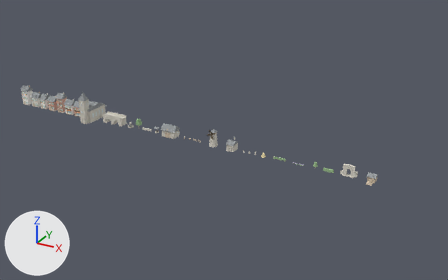
One commit to the Blender file tools/blender/postilion.blend: the scene before it, then after it.
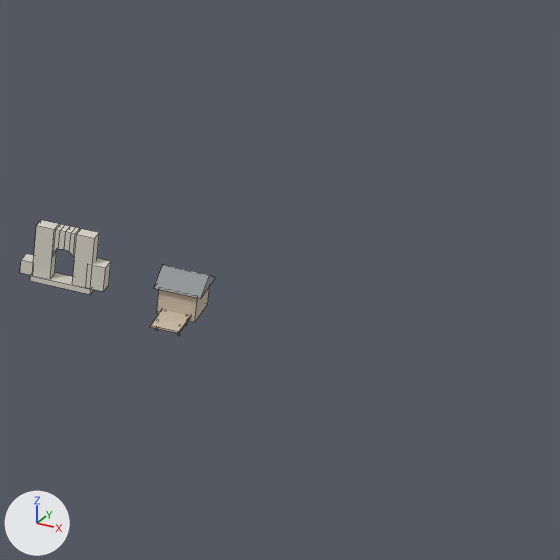
The first picture shows the older version from a 50 mm camera at (251.0, -232.0, 120.0) aimed at (121.0, 4.0, 2.0). The close-ups show the older and then the newer version on the part from 75% to 100% of the width and 43% to 82% of the height of that picture. Only the edits that show in the close-ups are written down. Lighting does not change. The marker at lower left points along +X, +Y and +Z. The close-ups show mesh edges as thin lines.

Names of what the first close-up shows: 'Boathouse', 'Ruin_Arch'.
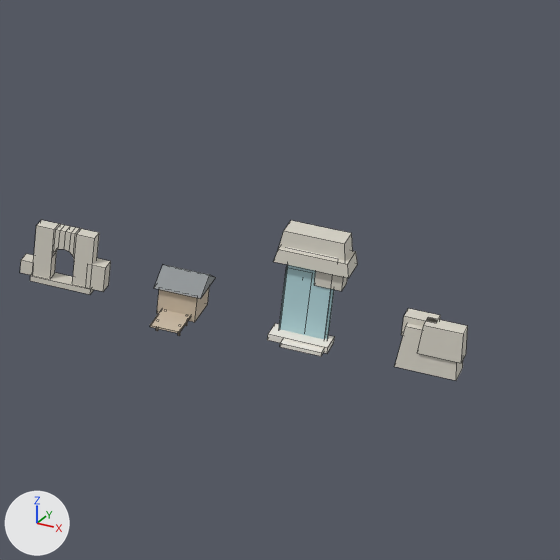
The edits, one by one:
Material 'WATER' (mat_water) is new.
Its base color is (0.45, 0.68, 0.72) (cyan #b3d7dd).
Its roughness is 0.9.
Mesh me_cliff_rock is new.
It has 24 vertices, 18 faces and spans x -2.4..2.6, y -1.3..1.2, z 0.0..4.15.
It uses material mat_stone (light grey #d8d4c8).
Mesh me_waterfall is new.
It has 72 vertices, 54 faces and spans x -2.8..3.2, y -2.4..1.9, z -0.1..9.25.
Faces by material slot: [18, 18, 18].
It uses material mat_trim (white #efebe2).
It uses material mat_stone (light grey #d8d4c8).
It uses material mat_water (cyan #b3d7dd).
Object 'Cliff_Rock' (ob_cliff_rock) is new; it shows me_cliff_rock.
Its location is (214.0, 0.0, 0.0).
Object 'Waterfall' (ob_waterfall) is new; it shows me_waterfall.
Its location is (204.0, 0.0, 0.0).

Changed parts and their boxes (x1, y1, x2, y2) in the close-ups (560 x 560 px):
'Waterfall', added
    after: (267, 220, 358, 356)
    faces in mat_stone (light grey #d8d4c8): (273, 220, 358, 291)
    faces in mat_water (cyan #b3d7dd): (279, 265, 334, 339)
    faces in mat_trim (white #efebe2): (267, 247, 339, 356)
'Cliff_Rock', added
    after: (394, 308, 468, 380)
